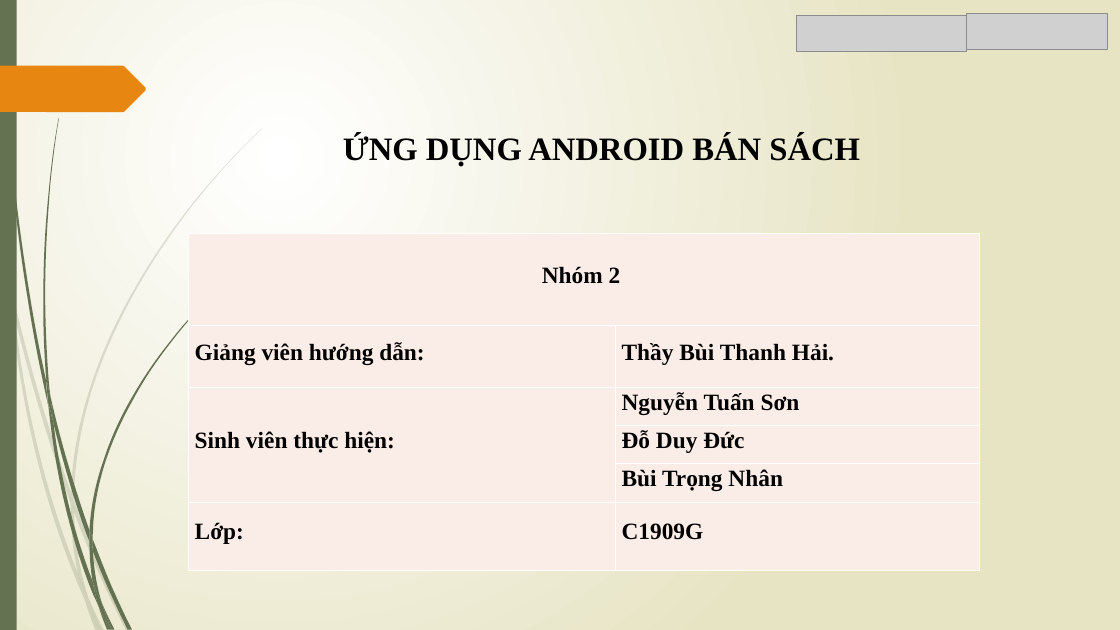
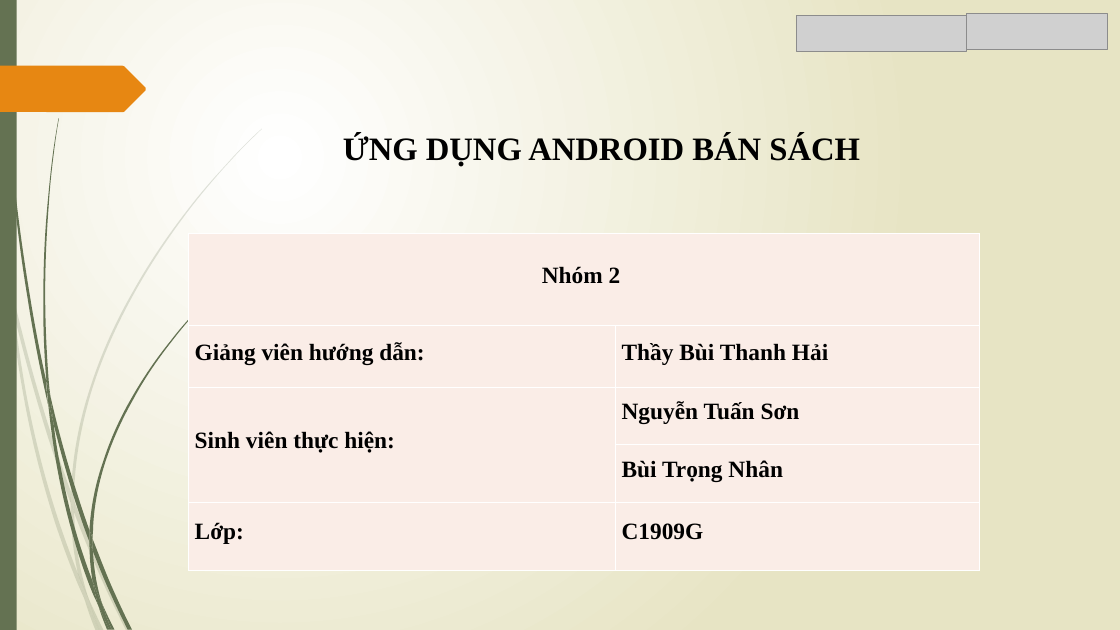
Before and after one commit to Trong-Nhan/Do_An_Ky_Cuoi, a slide deck: slide 1 of Slide Đồ Án.pptx. Drawn at 1120x630 pixels with LibreOffice and Linux fonts; fonts in the diff are those of the drawing; grey boxes stand for pictures. Boxes give left, top, right and bottom in pixels: in the first picture for what was removed or moved away, otherwise in the second. Text is boxed around its words. In the diff, an @@ line names an element or a change of style, - is before the commit and + after.

```diff
--- a/Slide Đồ Án.pptx
+++ b/Slide Đồ Án.pptx
@@ table at box(188, 234, 980, 571) @@
-row 2, column 2: Thầy Bùi Thanh Hải.
+row 2, column 2: Thầy Bùi Thanh Hải
-row 4:  | Đỗ Duy Đức
```
Also in this commit, not shown: 1 other slide changed, 1 slide removed.
